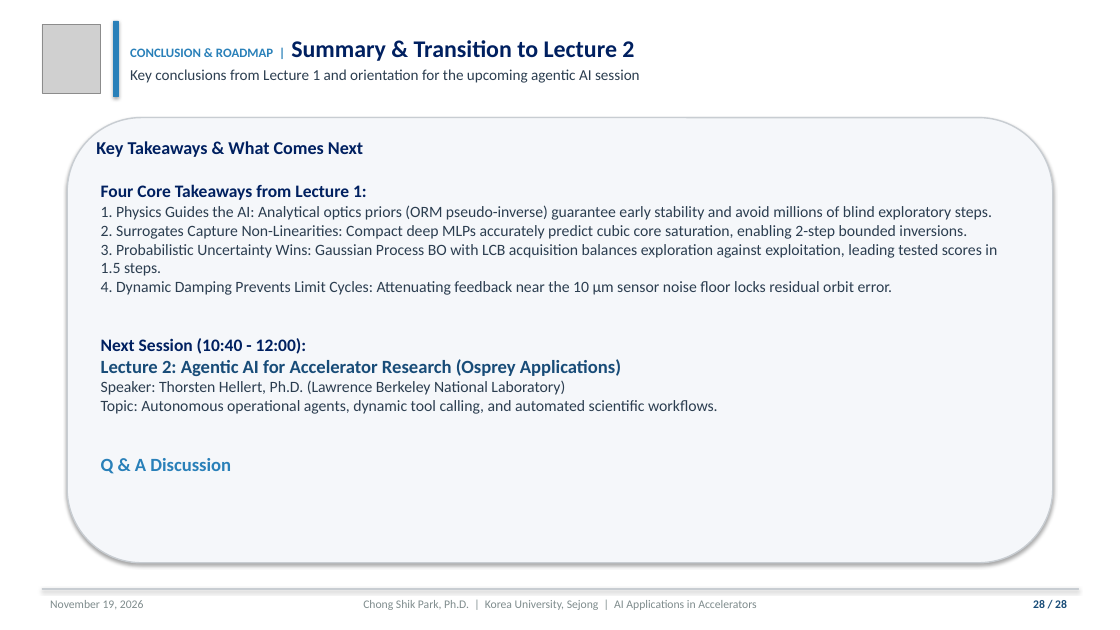
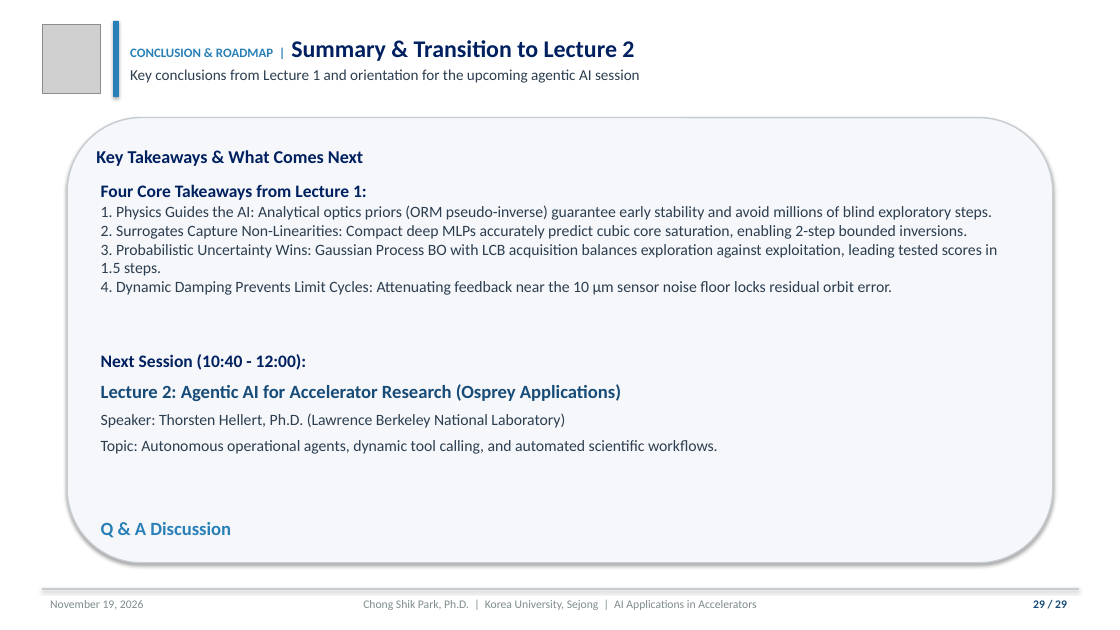
Before and after one commit to cspark7701/ai4acc-mini-hackathon, a slide deck: slide 29 of presentations/Lecture_1_AI_ML_Foundations_and_Control.pptx (slide 28 before the commit). Drawn at 1120x630 pixels with LibreOffice and Linux fonts; fonts in the diff are those of the drawing; grey boxes stand for pictures. Boxes give left, top, right and bottom in pixels: in the first picture for what was removed or moved away, otherwise in the second. Text is boxed around its words. In the diff, an @@ line names an element or a change of style, - is before the commit and + after.

```diff
--- a/presentations/Lecture_1_AI_ML_Foundations_and_Control.pptx
+++ b/presentations/Lecture_1_AI_ML_Foundations_and_Control.pptx
@@ text "Key Takeaways & What Comes ..." at [96, 150, 363, 166]: line spacing 1 to 1.4 @@
@@ text "Four Core Takeaways from Lecture ..." at [101, 184, 997, 538]: line spacing 1 to 1.4 @@
@@ text at [1033, 600, 1067, 608]: text changed @@
-28 / 28
+29 / 29
```
Also in this commit, not shown: 27 other slides changed, 1 slide added, 10 other files.
